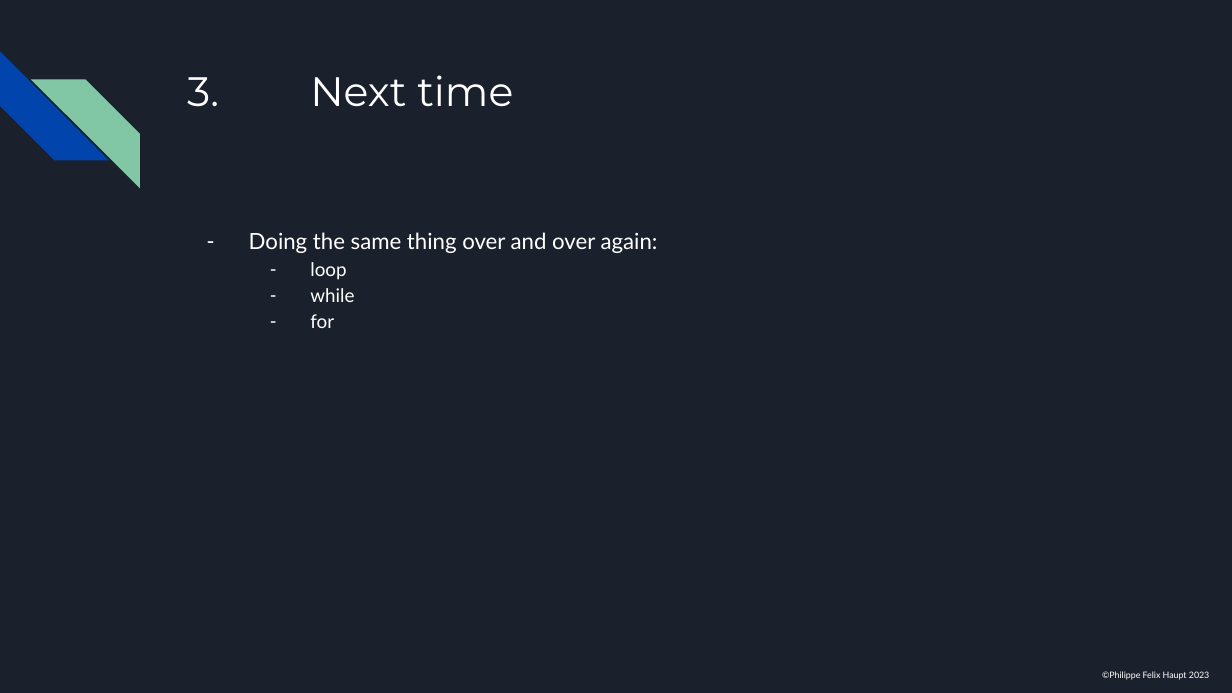
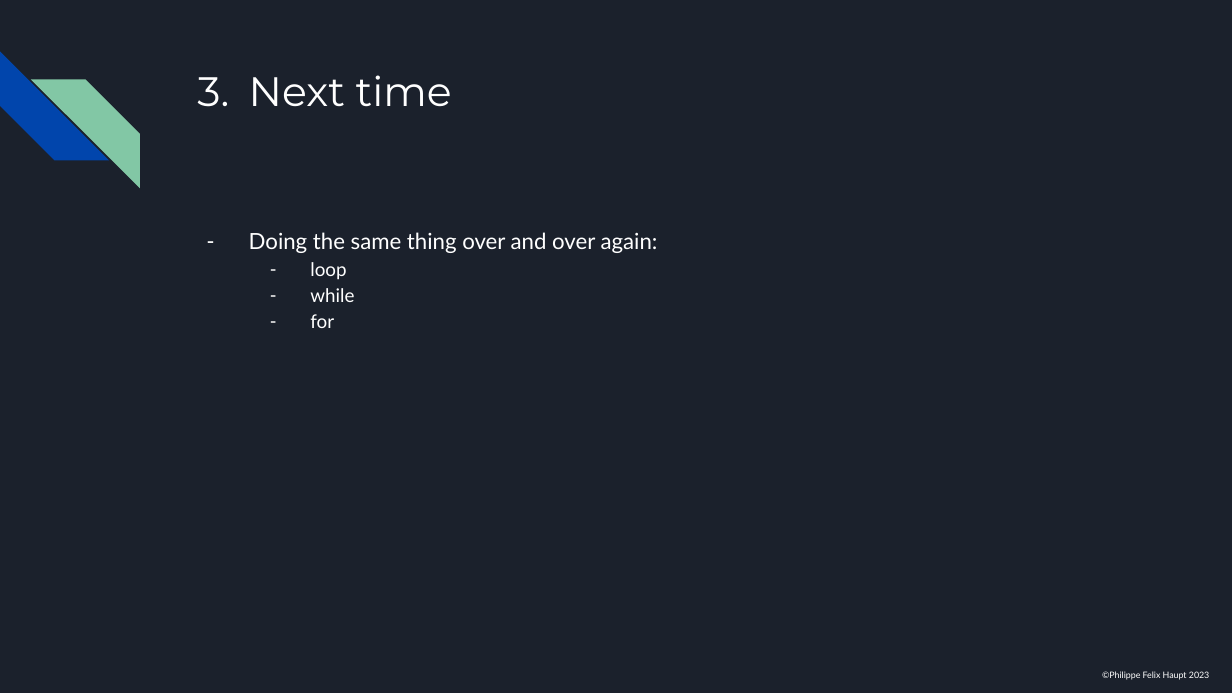
Before and after one commit to pfhaupt/progkurs, a slide deck: slide 122 of rust-beginner/session 03/03 - RUSTikales Rust for beginners.pptx. Drawn at 1232x693 pixels with LibreOffice and Linux fonts; fonts in the diff are those of the drawing. Boxes give left, top, right and bottom in pixels: in the first picture for what was removed or moved away, otherwise in the second. Text is boxed around its words. In the diff, an @@ line names an element or a change of style, - is before the commit and + after.

```diff
--- a/rust-beginner/session 03/03 - RUSTikales Rust for beginners.pptx
+++ b/rust-beginner/session 03/03 - RUSTikales Rust for beginners.pptx
@@ title at [249,75,452,107]: text changed @@
-3. Next time
+3. Next time
```
Also in this commit, not shown: 72 other slides changed.
